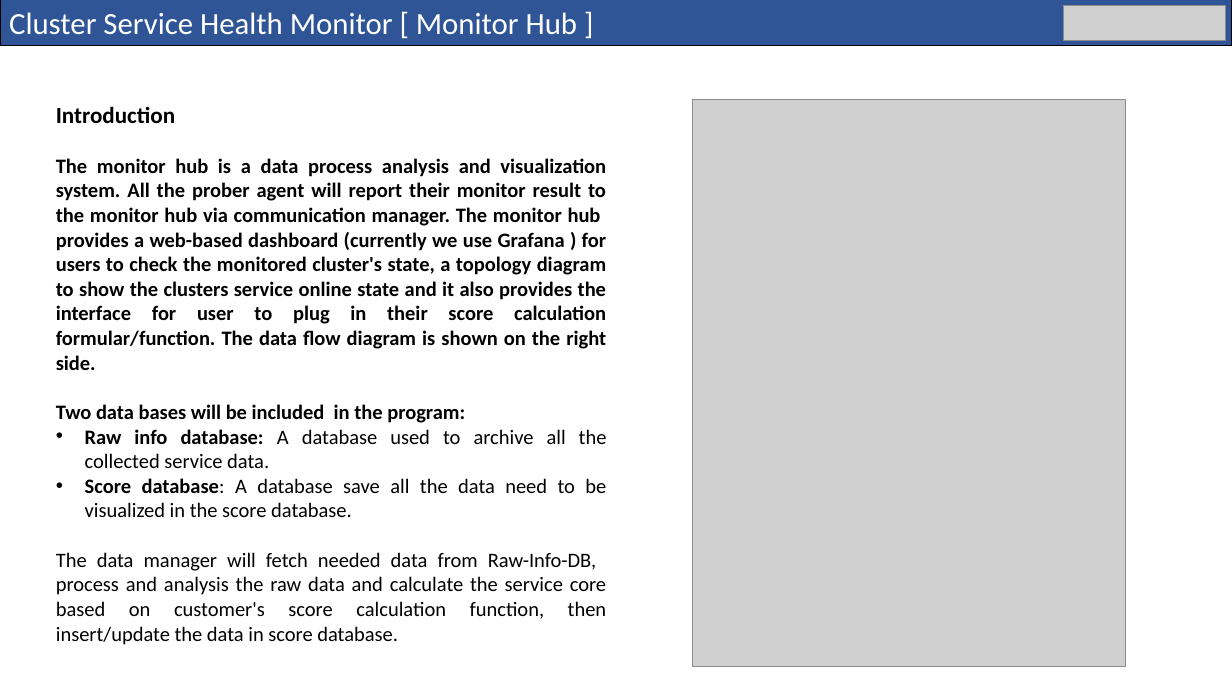
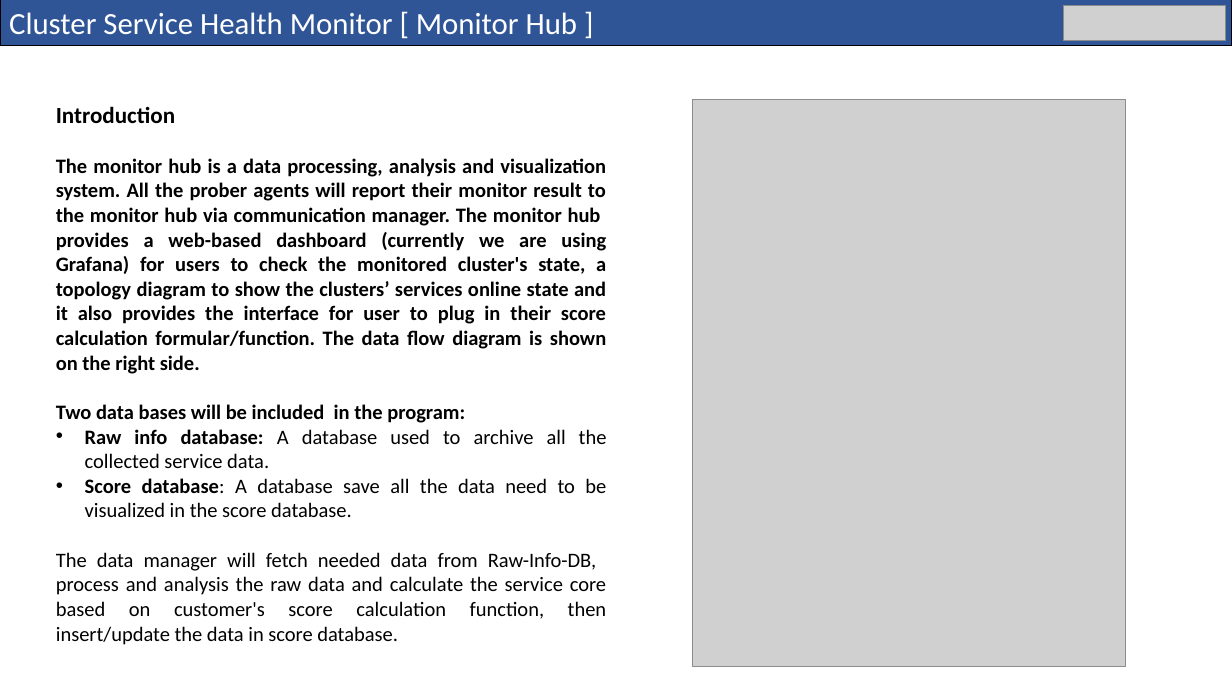
Before and after one commit to LiuYuancheng/Cluster_Service_Health_Monitor, a slide deck: slide 6 of doc/Cluster Service Health Monitor_DesignDoc.pptx. Drawn at 1232x693 pixels with LibreOffice and Linux fonts; fonts in the diff are those of the drawing; grey boxes stand for pictures. Boxes give left, top, right and bottom in pixels: in the first picture for what was removed or moved away, otherwise in the second. Text is boxed around its words. In the diff, an @@ line names an element or a change of style, - is before the commit and + after.

```diff
--- a/doc/Cluster Service Health Monitor_DesignDoc.pptx
+++ b/doc/Cluster Service Health Monitor_DesignDoc.pptx
@@ text at (56,158,606,374): text changed @@
-The monitor hub is a data process analysis and visualization system. All the prober agent will report their monitor result to the monitor hub via communication manager. The monitor hub provides a web-based dashboard (currently we use Grafana ) for users to check the monitored cluster's state, a topology diagram to show the clusters service online state and it also provides the interface for user to plug in their score calculation formular/function. The data flow diagram is shown on the right side.
+The monitor hub is a data processing, analysis and visualization system. All the prober agents will report their monitor result to the monitor hub via communication manager. The monitor hub provides a web-based dashboard (currently we are using Grafana) for users to check the monitored cluster's state, a topology diagram to show the clusters’ services online state and it also provides the interface for user to plug in their score calculation formular/function. The data flow diagram is shown on the right side.
```
Also in this commit, not shown: 5 other slides changed, 1 slide added, 2 other files.
